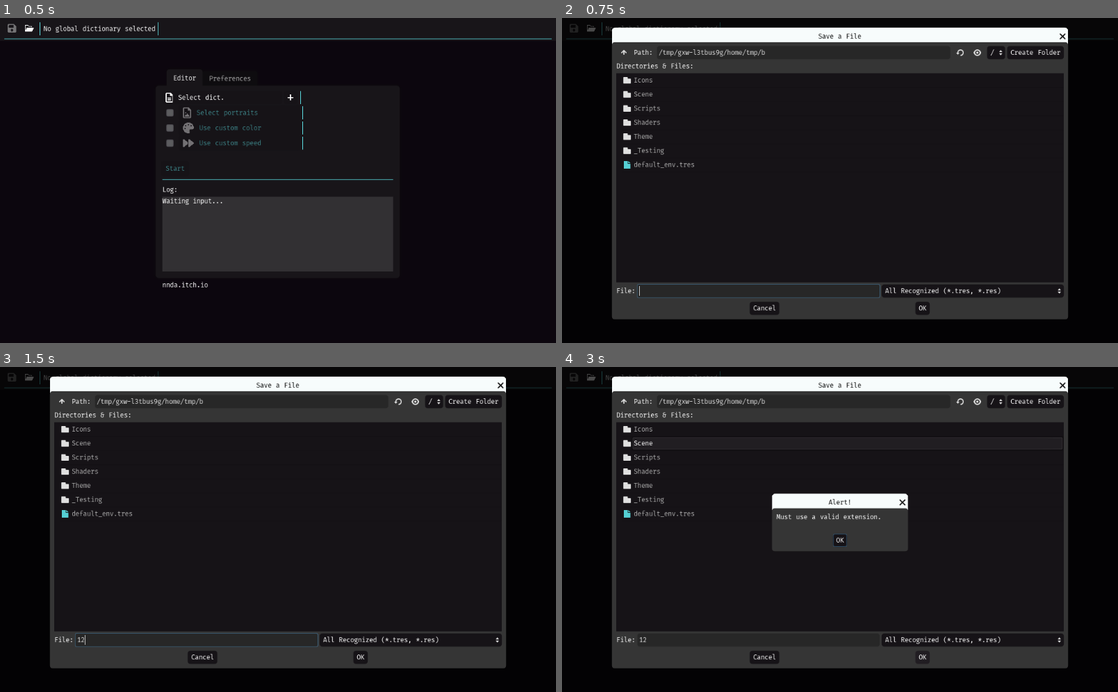
Above: before the commit, frames 1-4 (two rows, left to right).
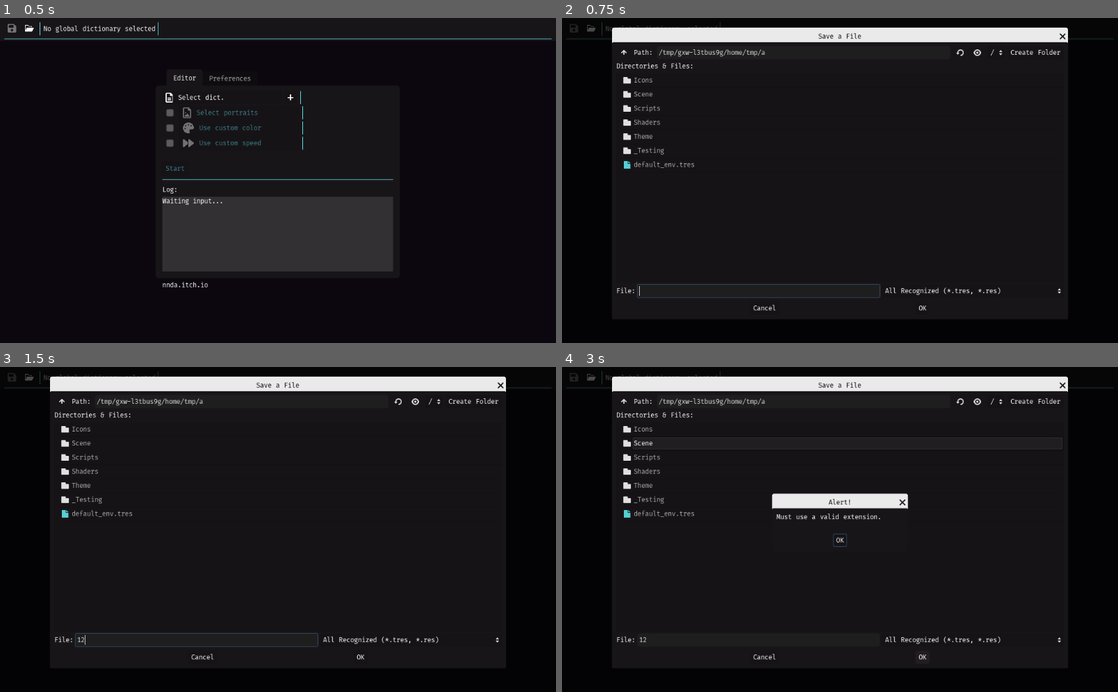
Above: after the commit, the same moments.

Repository: nndda/dlg-set-editor
Game: Godot game, scene res://Scene/MainApp.tscn
The game is run twice, just before and just after one commit, with the same random seed, the same clock (stepped at 60 frames per second) and the same inputs.
Inputs (mouse positions are in pixels of both pictures, inside the frame that each line leads up to):
- Up to frame 1 (0.5 s): no input
- Up to frame 2 (0.75 s): click (851, 96) at 0.5 s
- Up to frame 3 (1.5 s): click (194, 640) at 1.27 s; type "12" at 1.35 s
- Up to frame 4 (3 s): click (851, 445) at 2 s; click "OK" at 2.75 s

Frame 1 is identical in both runs. In frame 2, 11% of the frame differs, in the area x 9-91%, y 2-93%; in frame 3, 11%; in frame 4, 15%.
Error in both runs: Invalid get index 'auto_backup' (on base: 'String'). (res://global.gd:60)

Commit message:
Clean up

Diff:
--- a/Scripts/DlgSetsCrawler_Logs.gd
+++ b/Scripts/DlgSetsCrawler_Logs.gd
@@ -11,45 +11,6 @@
 		log_item.get_node("Value/file_name").text	= str( glbl.get_res_filename( results ) )
 		log_item.get_node("Value/lines").text		= str( logged_result[ results ] )
 		self.add_child( log_item )
-#	var LogItm = VBoxContainer.new()
-#	var HSep = HSeparator.new()
-#	LogItm.add_child( HSep )
-
-
-#	var Labels				= HBoxContainer.new()
-#
-#	var Labels_ChrName		= Label.new()
-#	Labels_ChrName.text = "Property"
-#	Labels_ChrName.set_h_size_flags( Control.SIZE_EXPAND_FILL )
-#
-#	var Labels_ChrIdx		= Label.new()
-#	Labels_ChrIdx.text = "Step"
-#	Labels_ChrIdx.set_h_size_flags( Control.SIZE_EXPAND_FILL )
-#
-#
-#
-#	var Log_Value			= HBoxContainer.new()
-#
-#	var Log_Value_ChrName	= Label.new()
-#	Log_Value_ChrName.text = "Step"
-#	Log_Value_ChrName.set_h_size_flags( Control.SIZE_EXPAND_FILL )
-#
-#	var Log_Value_ChrIdx	= Label.new()
-#	Log_Value_ChrIdx.text = "Step"
-#	Log_Value_ChrIdx.set_h_size_flags( Control.SIZE_EXPAND_FILL )
-#
-#
-#
-#	var FileName			= Label.new()
-#
-#	FileName.text = str( logged_result[ 0 ] )
-#	FileName.set_h_size_flags( Control.SIZE_EXPAND_FILL )
-#
-#	var FilePath			= Label.new()
-#
-#	FilePath.text = "Step"
-#	FilePath.set_h_size_flags( Control.SIZE_EXPAND_FILL )
-
 
 func _on_CrawlerSetWarning_popup_hide():
 	self.clear_logs()
--- a/project.godot
+++ b/project.godot
@@ -14,7 +14,7 @@
 run/main_scene="res://Scene/MainApp.tscn"
 config/use_custom_user_dir=true
 config/custom_user_dir_name="dlg-set-editor"
-boot_splash/image="res://logo_large_monochrome_dark.png"
+boot_splash/image="res://logo_large_monochrome_dark-16_9.png"
 config/icon="res://icon.png"
 
 [autoload]
Binary file changed: Theme/maya/maya.theme
